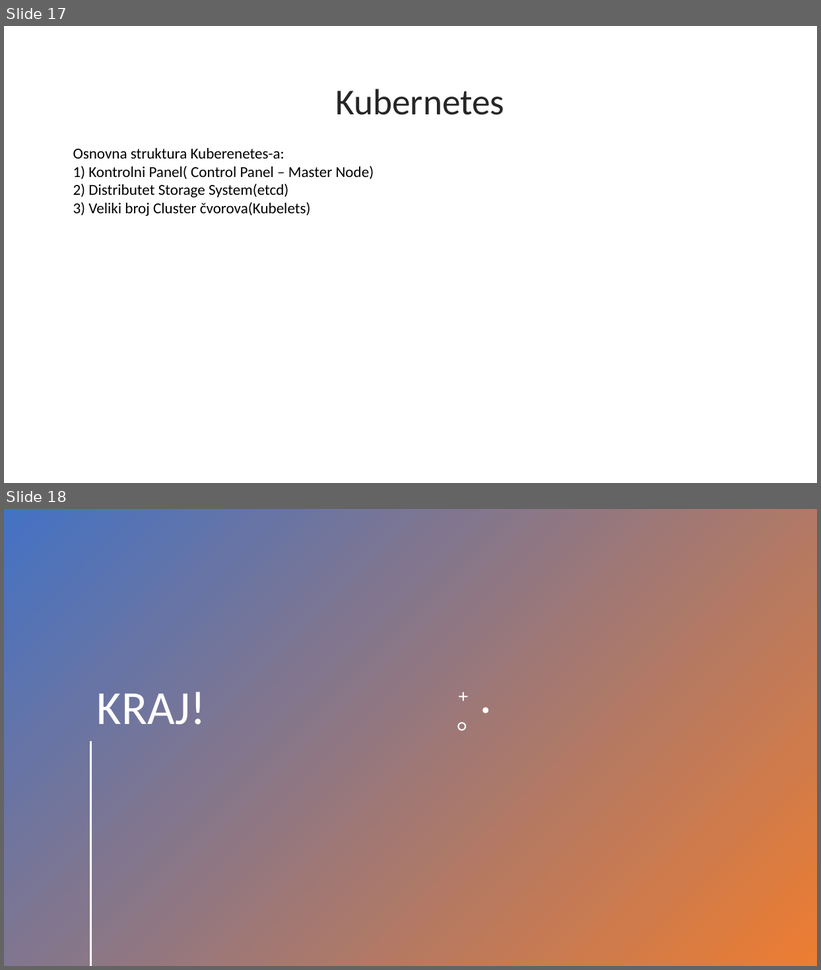
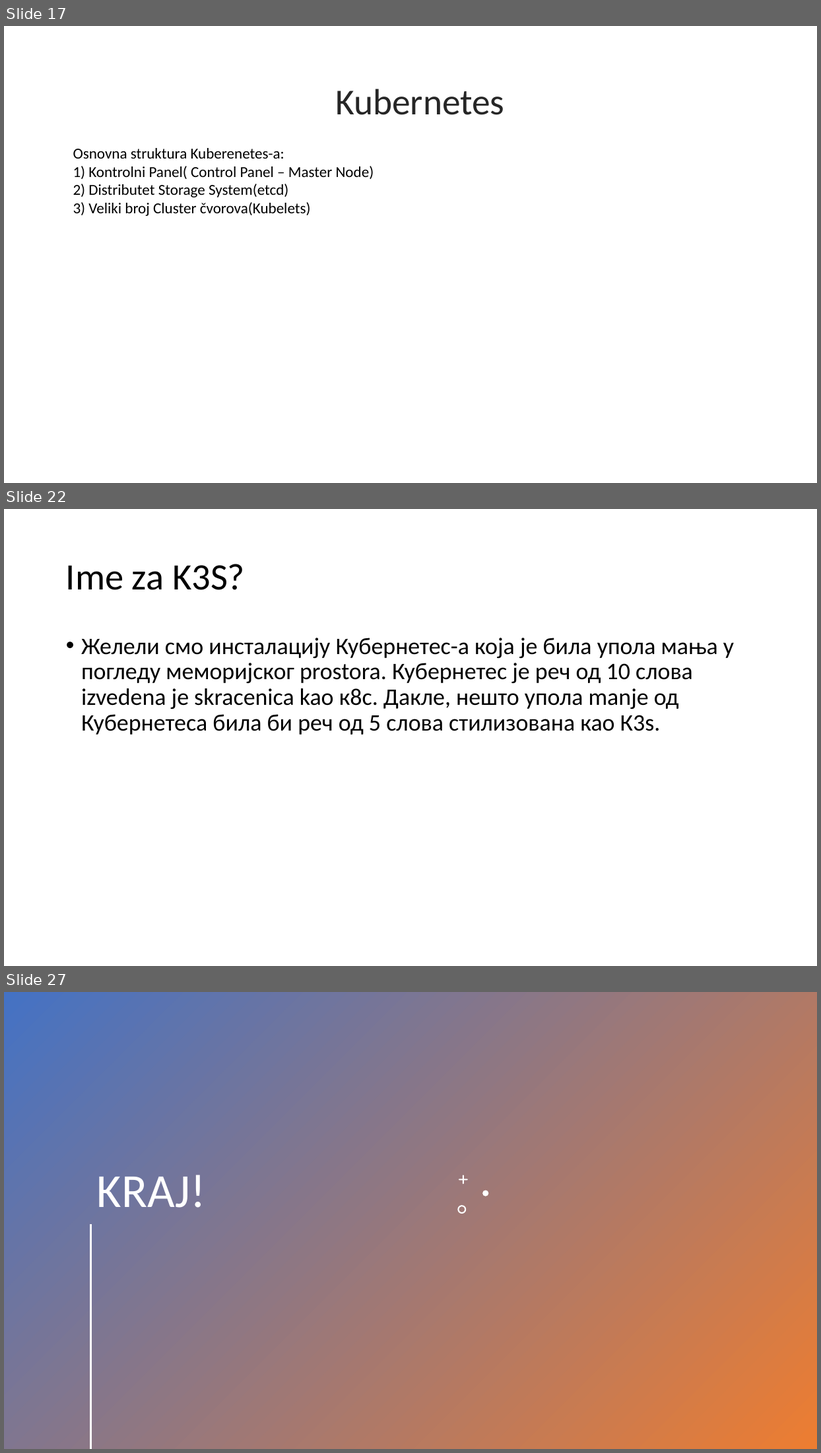
Before and after one commit to Jovana1998/SOA, a slide deck: K3s.pptx. Shown one above the other, each under a label of ours: slides 17 and 18 before the commit, slides 17, 22 and 27 after it; the slides between them are not shown. The pictures are 821x970 and 821x1453 pixels, drawn with LibreOffice and Linux fonts; fonts in the diff are those of the drawing. Boxes give left, top, right and bottom in pixels: in the first picture for what was removed or moved away, otherwise in the second. Text is boxed around its words. In the diff, an @@ line names an element or a change of style, - is before the commit and + after.

```diff
--- a/K3s.pptx
+++ b/K3s.pptx
@@ slide 22 added at [4, 509, 817, 966], background #FFFFFF @@
@@ title added at [66, 564, 245, 590], 44 pt, text #000000 @@
+Ime za K3S?
@@ text added at [81, 638, 734, 735], 28 pt, text #000000 @@
+• Желели смо инсталацију Кубернетес-а која је била упола мања у погледу меморијског prostora. Кубернетес је реч од 10 слова izvedena je skracenica kao к8с. Дакле, нешто упола manje од Кубернетеса била би реч од 5 слова стилизована као К3s.
@@ what was slide 18 is now slide 27 @@
```
Also in this commit, not shown: 8 other slides added.
